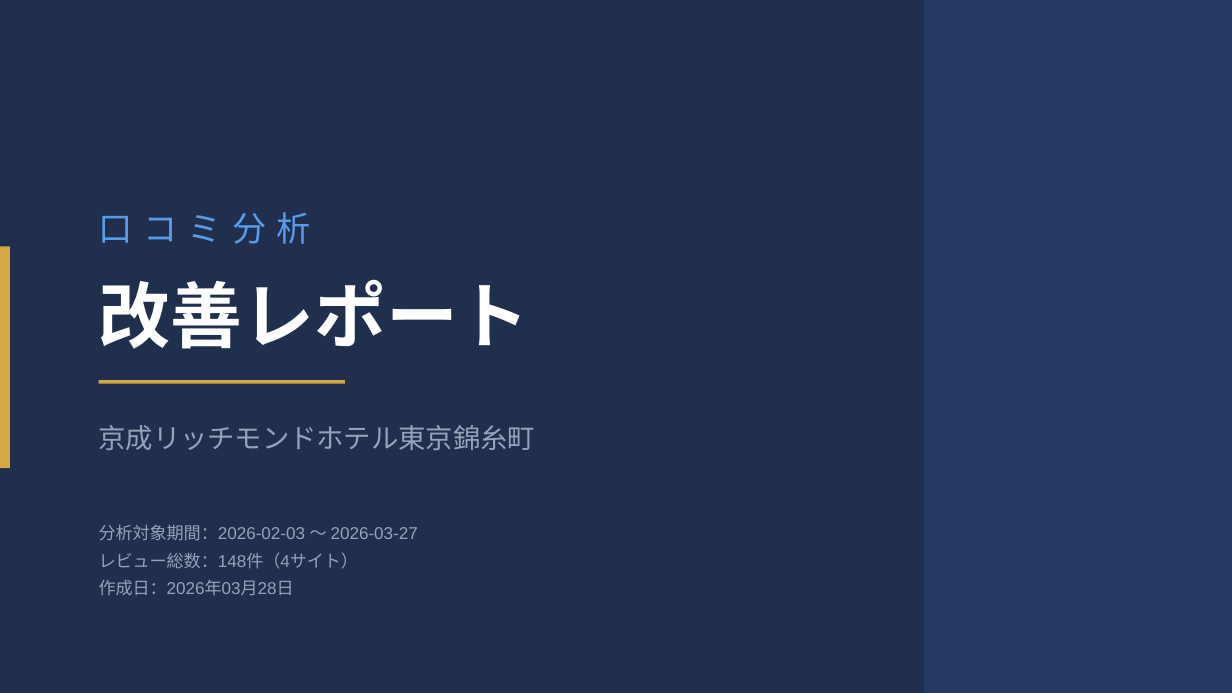
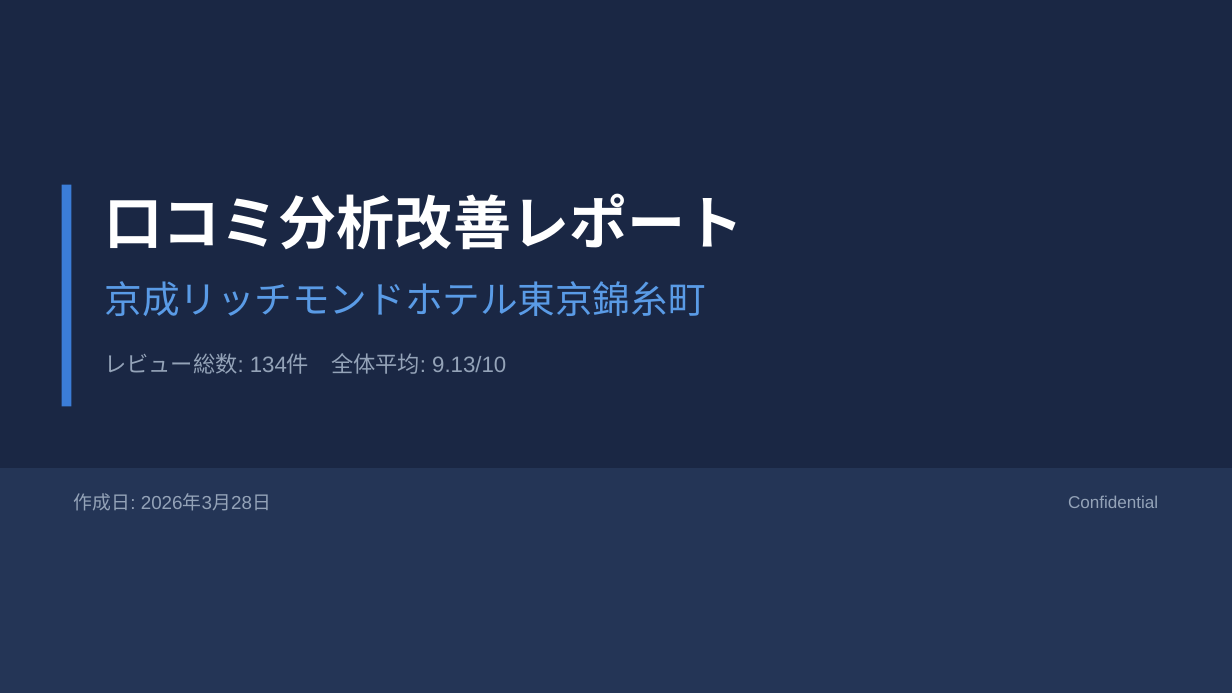
Before and after one commit to TAKAHASHIMITSUGU329/primechange-portal, a slide deck: slide 1 of 納品レポート/ホテル別レポート/keisei_kinshicho_口コミ分析レポート.pptx. Drawn at 1232x693 pixels with LibreOffice and Linux fonts; fonts in the diff are those of the drawing. Boxes give left, top, right and bottom in pixels: in the first picture for what was removed or moved away, otherwise in the second. Text is boxed around its words. In the diff, an @@ line names an element or a change of style, - is before the commit and + after.

```diff
--- a/納品レポート/ホテル別レポート/keisei_kinshicho_口コミ分析レポート.pptx
+++ b/納品レポート/ホテル別レポート/keisei_kinshicho_口コミ分析レポート.pptx
@@ background #1A2744 to #FFFFFF @@
@@ rectangle at <box>0,0,1232,692</box>: fill #243556 at 60% opacity to #1A2744 @@
@@ rectangle removed at <box>924,0,1232,692</box> @@
@@ rectangle: place and size @@
-rectangle at <box>0,246,10,468</box>
+rectangle at <box>62,185,71,407</box>
@@ rectangle at <box>62,185,71,407</box>: fill #D4A843 to #3B7DD8 @@
@@ text at <box>104,193,743,250</box>: text changed; size 42 to 34 pt @@
-改善レポート
+口コミ分析改善レポート
@@ text removed at <box>99,212,312,244</box> @@
-口コミ分析
@@ text "京成リッチモンドホテル東京錦糸町": place and size @@
-text "京成リッチモンドホテル東京錦糸町" at <box>99,425,535,450</box>
+text "京成リッチモンドホテル東京錦糸町" at <box>104,281,705,316</box>
@@ text "京成リッチモンドホテル東京錦糸町" at <box>104,281,705,316</box>: size 16 to 22 pt, text colour #94A3B8 to #5A9BE6 @@
@@ text added at <box>104,353,506,374</box>, 13 pt, text #94A3B8 @@
+レビュー総数: 134件 全体平均: 9.13/10
@@ line removed from (99, 382) to (345, 382) @@
@@ rectangle added at <box>0,468,1232,692</box>, fill #243556 @@
@@ text at <box>74,493,271,511</box>: text changed; size 10 to 11 pt @@
-分析対象期間：2026-02-03 〜 2026-03-27
-レビュー総数：148件（4サイト）
-作成日：2026年03月28日
+作成日: 2026年3月28日
@@ text added at <box>1068,495,1158,508</box>, 10 pt, text #94A3B8 @@
+Confidential
```
Also in this commit, not shown: 5 slides added, 6 slides removed, 56 other files.
